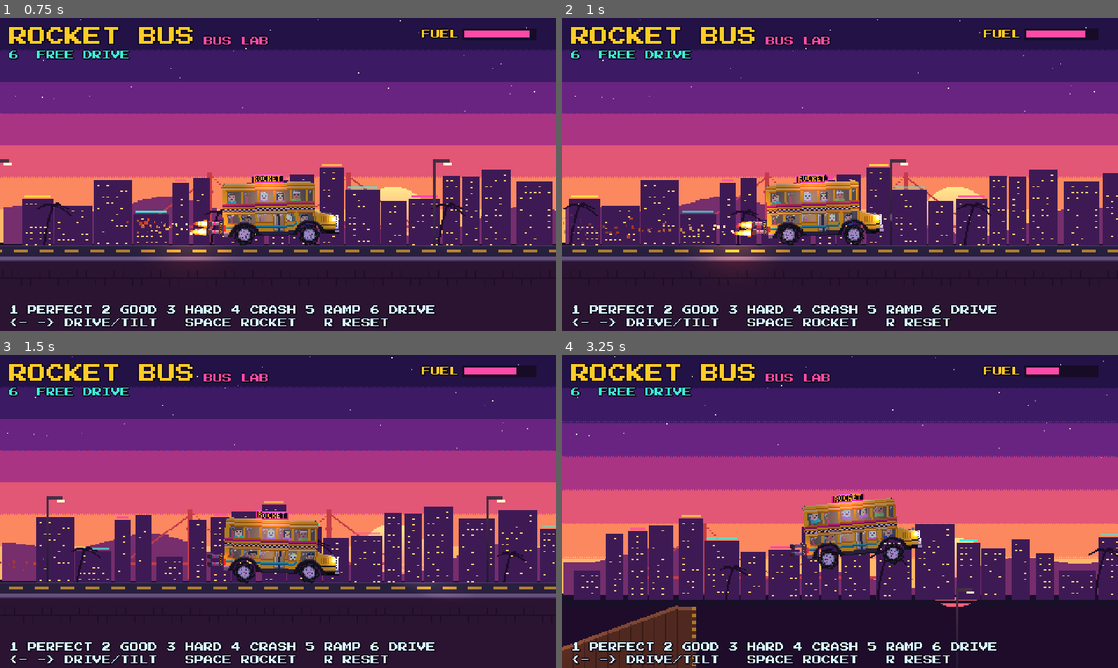
Above: before the commit, frames 1-4 (two rows, left to right).
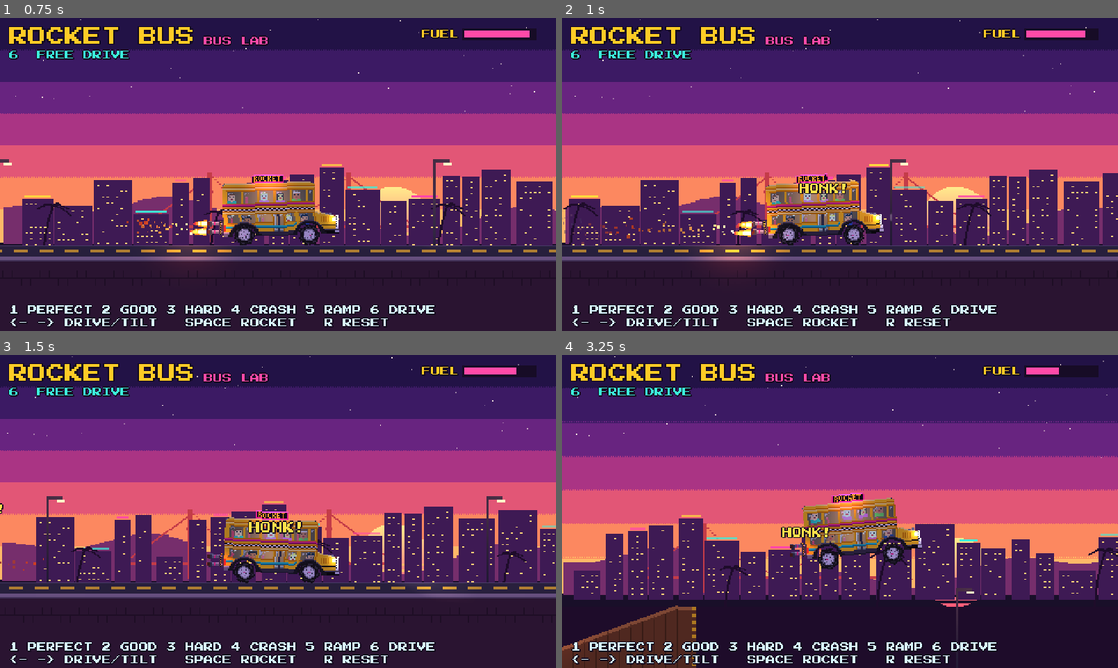
Above: after the commit, the same moments.

Repository: pwshfan1980h/rocket-bus
Game: Godot game, scene res://scenes/bus_lab.tscn
The game is run twice, just before and just after one commit, with the same random seed, the same clock (stepped at 60 frames per second) and the same inputs.
Inputs:
- Up to frame 1 (0.75 s): tap Enter at 0.5 s; hold D (move_right) from 0.53 s (still down); hold Space (rocket) from 0.53 s (still down)
- Up to frame 2 (1 s): keep holding D (move_right); keep holding Space (rocket); tap H (horn, bound only after the commit) at 0.8 s
- Up to frame 3 (1.5 s): release D (move_right) at 1.28 s; release Space (rocket) at 1.28 s; hold A (move_left) from 1.28 s (still down); tap H (horn, bound only after the commit) at 1.35 s
- Up to frame 4 (3.25 s): tap P at 1.55, 2.1 s; release A (move_left) at 2.03 s; hold Space (rocket) 2.03-2.78 s; hold D (move_right) from 2.03 s (still down); tap Space (rocket) at 2.85 s; tap H (horn, bound only after the commit) at 3.05 s

Frame 1 is identical in both runs. In frame 2, 0.3% of the frame differs, in the area x 42-52%, y 52-57%; in frame 3, 0.4%, in the area x 0-55%, y 47-58%; in frame 4, 0.3%.

Commit message:
Audio: synthesized SFX + music loops, bus engine/rocket/wind/landing/crash sounds, hazards
Co-Authored-By: Claude Opus 5.5 <noreply@anthropic.com>

Diff:
--- a/project.godot
+++ b/project.godot
@@ -11,6 +11,7 @@
 
 Controls="*res://scripts/autoload/controls.gd"
 Fx="*res://scripts/autoload/fx.gd"
+Audio="*res://scripts/autoload/audio.gd"
 
 [display]
 
--- /dev/null
+++ b/scripts/autoload/audio.gd
@@ -0,0 +1,119 @@
+extends Node
+## Sound effects, loops and music. Sounds live in res://assets/audio/<name>.wav
+## (generated by tools/gen_audio.py). Names ending in "_loop" and "music_*" loop.
+
+const DIR := "res://assets/audio/%s.wav"
+const POOL_SIZE := 24
+
+var _streams := {}
+var _pool: Array[AudioStreamPlayer] = []
+var _next := 0
+var _music: Array[AudioStreamPlayer] = []
+var _music_idx := 0
+var _music_name := ""
+var _ambience: AudioStreamPlayer
+var _ambience_name := ""
+
+
+func _ready() -> void:
+	process_mode = Node.PROCESS_MODE_ALWAYS
+	for bus_name in ["Music", "SFX"]:
+		if AudioServer.get_bus_index(bus_name) == -1:
+			AudioServer.add_bus()
+			var i := AudioServer.bus_count - 1
+			AudioServer.set_bus_name(i, bus_name)
+			AudioServer.set_bus_send(i, "Master")
+	for i in POOL_SIZE:
+		var p := AudioStreamPlayer.new()
+		p.bus = "SFX"
+		add_child(p)
+		_pool.append(p)
+	for i in 2:
+		var m := AudioStreamPlayer.new()
+		m.bus = "Music"
+		add_child(m)
+		_music.append(m)
+	_ambience = AudioStreamPlayer.new()
+	_ambience.bus = "SFX"
+	add_child(_ambience)
+	set_volumes(1.0, 1.0)
+
+
+func stream(sound: String) -> AudioStream:
+	if not _streams.has(sound):
+		var s: AudioStream = load(DIR % sound)
+		if s is AudioStreamWAV and (sound.ends_with("_loop") or sound.begins_with("music_")):
+			s.loop_mode = AudioStreamWAV.LOOP_FORWARD
+			s.loop_begin = 0
+			s.loop_end = int(s.get_length() * s.mix_rate)
+		_streams[sound] = s
+	return _streams[sound]
+
+
+## One-shot sound. pitch_jitter adds +-random variation.
+func play(sound: String, volume_db := 0.0, pitch := 1.0, pitch_jitter := 0.0) -> void:
+	var p := _pool[_next]
+	_next = (_next + 1) % POOL_SIZE
+	p.stream = stream(sound)
+	p.volume_db = volume_db
+	p.pitch_scale = maxf(0.05, pitch + randf_range(-pitch_jitter, pitch_jitter))
+	p.play()
+
+
+## Positional one-shot for things out in the world (wildlife, debris).
+func play_at(sound: String, where: Vector2, volume_db := 0.0, pitch_jitter := 0.1) -> void:
+	var p := AudioStreamPlayer2D.new()
+	p.bus = "SFX"
+	p.stream = stream(sound)
+	p.volume_db = volume_db
+	p.max_distance = 700.0
+	p.attenuation = 1.5
+	p.pitch_scale = 1.0 + randf_range(-pitch_jitter, pitch_jitter)
+	p.global_position = where
+	get_tree().current_scene.add_child(p)
+	p.play()
+	p.finished.connect(p.queue_free)
+
+
+## A looping player owned by the caller (engine, rocket, wind...).
+func make_loop(sound: String, parent: Node, volume_db := 0.0) -> AudioStreamPlayer:
+	var p := AudioStreamPlayer.new()
+	p.bus = "SFX"
+	p.stream = stream(sound)
+	p.volume_db = volume_db
+	parent.add_child(p)
+	return p
+
+
+func music(track: String, fade := 1.0) -> void:
+	if track == _music_name:
+		return
+	_music_name = track
+	var old := _music[_music_idx]
+	_music_idx = 1 - _music_idx
+	var cur := _music[_music_idx]
+	var tw := create_tween().set_parallel()
+	if old.playing:
+		tw.tween_property(old, "volume_db", -60.0, fade)
+		tw.chain().tween_callback(old.stop)
+	if track != "":
+		cur.stream = stream(track)
+		cur.volume_db = -40.0
+		cur.play()
+		tw.tween_property(cur, "volume_db", -6.0, fade)
+
+
+func ambience(track: String, volume_db := -14.0) -> void:
+	if track == _ambience_name:
+		return
+	_ambience_name = track
+	_ambience.stop()
+	if track != "":
+		_ambience.stream = stream(track)
+		_ambience.volume_db = volume_db
+		_ambience.play()
+
+
+func set_volumes(music_vol: float, sfx_vol: float) -> void:
+	AudioServer.set_bus_volume_db(AudioServer.get_bus_index("Music"), linear_to_db(maxf(music_vol, 0.0001)))
+	AudioServer.set_bus_volume_db(AudioServer.get_bus_index("SFX"), linear_to_db(maxf(sfx_vol, 0.0001)))
--- a/scripts/autoload/controls.gd
+++ b/scripts/autoload/controls.gd
@@ -6,6 +6,8 @@
 	"move_left": [KEY_A, KEY_LEFT],  # brake/reverse on the ground, nose-up in the air
 	"rocket": [KEY_SPACE],
 	"reset": [KEY_R],
+	"horn": [KEY_H],
+	"pause": [KEY_ESCAPE, KEY_P],
 }
 
 
--- a/scripts/bus/bus.gd
+++ b/scripts/bus/bus.gd
@@ -11,6 +11,7 @@
 
 signal landed(grade: String, impact: float, angle_deg: float)
 signal crashed(reason: String)
+signal hazard_hit(kind: String)
 
 const TEX_FRAME := preload("res://assets/sprites/bus_frame.png")
 const TEX_WHEEL := preload("res://assets/sprites/wheel.png")
@@ -78,6 +79,12 @@
 var rocket_firing := false
 var is_crashed := false
 var last_landing := {}
+var airborne := false
+var throttle := 0.0  ## current -1..1 drive input
+var wants_fire := false
+var controls_enabled := true
+var in_hazard := ""
+var audio: BusAudio
 ## Scripted input (lab demos, replays): {"right": -1..1, "fire": bool}. Empty = player.
 var ai_input := {}
 
@@ -101,6 +108,7 @@
 var _air_time := 0.0
 var _flip_time := 0.0
 var _prev_vel := Vector2.ZERO
+var _skin: Node2D
 
 
 func setup(pos: Vector2, rot := 0.0, vel := Vector2.ZERO, spin := 0.0) -> Bus:
@@ -118,6 +126,8 @@
 	_build_wheels()
 	_build_lights()
 	_prev_vel = _spawn_vel
+	audio = BusAudio.new(self)
+	add_child(audio)
 
 
 func get_speed() -> float:
@@ -156,6 +166,7 @@
 
 func _build_skin() -> void:
 	var skin := Node2D.new()
+	_skin = skin
 	skin.name = "Skin"
 	chassis.add_child(skin)
 	var frame := _sprite(TEX_FRAME, CANVAS_ORIGIN)
@@ -272,19 +283,29 @@
 # --- Simulation -------------------------------------------------------------
 
 func _physics_process(delta: float) -> void:
-	if is_crashed:
+	if is_crashed or in_hazard != "":
 		_burn_loose_rocket(delta)
 		return
 	var right: float = ai_input.get("right", 0.0) if not ai_input.is_empty() \
 			else Input.get_axis("move_left", "move_right")
 	var fire: bool = ai_input.get("fire", false) if not ai_input.is_empty() \
 			else Input.is_action_pressed("rocket")
+	if not controls_enabled:
+		right = 0.0
+		fire = false
+	elif ai_input.is_empty() and Input.is_action_just_pressed("horn"):
+		honk()
+	throttle = right
+	wants_fire = fire
 
 	var wheel_contacts := 0
 	for w in wheels:
 		if w.get_contact_count() > 0:
 			wheel_contacts += 1
 	var body_contact := chassis.get_contact_count() > 0
+	airborne = wheel_contacts == 0
+	if not controls_enabled and not airborne:
+		_hold_brakes()
 
 	if wheel_contacts > 0:
 		_drive(right)
@@ -314,6 +335,112 @@
 				w.apply_torque(-brake_torque * signf(w.angular_velocity))
 			elif w.angular_velocity > -max_wheel_spin * 0.4:
 				w.apply_torque(drive_torque * right * 0.6)
+
+
+func _hold_brakes() -> void:
+	for w in wheels:
+		w.angular_velocity = move_toward(w.angular_velocity, 0.0, 2.0)
+
+
+func honk() -> void:
+	audio.honk()
+	Fx.float_text(chassis.global_position + Vector2(62, -10), "HONK!", Color("#ffe14a"))
+
+
+## The bus has dropped into a gap: "chasm", "water", "swamp", "ice" or "lava".
+func hazard(kind: String, surface: Vector2) -> void:
+	if in_hazard != "" or is_crashed:
+		return
+	in_hazard = kind
+	_set_flames(false)
+	rocket_firing = false
+	audio.stop_loops()
+	hazard_hit.emit(kind)
+	var bodies: Array[RigidBody2D] = [chassis]
+	bodies.append_array(wheels)
+	match kind:
+		"chasm":
+			Audio.play("fall_whistle", -2.0)
+			Audio.play("voice_scream", -6.0, 1.1, 0.1)
+			get_tree().create_timer(1.7).timeout.connect(Audio.play.bind("crash", -14.0, 0.7))
+		"lava":
+			Audio.play("lava_sizzle", 0.0)
+			Audio.play("voice_scream", -4.0, 1.2, 0.1)
+			_sink(bodies, 0.12, 5.0)
+			_skin_tint(Color(1.0, 0.35, 0.2), 1.2)
+			_add_fx(_fire_particles(), chassis)
+			_splash(surface, Color(1.0, 0.55, 0.15))
+		_:  # water, swamp, icy water
+			Audio.play("splash", 0.0)
+			get_tree().create_timer(0.6).timeout.connect(Audio.play.bind("bubbles", -4.0))
+			get_tree().create_timer(0.8).timeout.connect(Audio.play.bind("voice_glub", -4.0, 1.0, 0.2))
+			_sink(bodies, 0.25, 3.0)
+			var c := Color(0.55, 0.85, 1.0) if kind != "swamp" else Color(0.5, 0.7, 0.3)
+			_splash(surface, c)
+			_skin_tint(Color(0.55, 0.75, 1.0) if kind != "swamp" else Color(0.55, 0.7, 0.4), 2.0)
+	var tw := create_tween()
+	tw.tween_interval(1.0)
+	tw.tween_callback(_set_bus_lights.bind(false))
+
+
+func _sink(bodies: Array[RigidBody2D], gravity_scale: float, damp: float) -> void:
+	for b in bodies:
+		b.gravity_scale = gravity_scale
+		b.linear_damp = damp
+		b.angular_damp = damp
+
+
+func _skin_tint(c: Color, time: float) -> void:
+	create_tween().tween_property(_skin, "modulate", c, time)
+
+
+func _splash(at: Vector2, color: Color) -> void:
+	var p := CPUParticles2D.new()
+	p.position = at
+	p.one_shot = true
+	p.explosiveness = 0.9
+	p.amount = 90
+	p.lifetime = 1.1
+	p.direction = Vector2.UP
+	p.spread = 35.0
+	p.gravity = Vector2(0, 700)
+	p.initial_velocity_min = 120.0
+	p.initial_velocity_max = 380.0
+	p.emission_shape = CPUParticles2D.EMISSION_SHAPE_RECTANGLE
+	p.emission_rect_extents = Vector2(40, 2)
+	p.scale_amount_min = 1.0
+	p.scale_amount_max = 3.0
+	p.color_ramp = _gradient([[0.0, Color.WHITE], [0.3, color], [1.0, Color(color, 0.0)]])
+	add_child(p)
+	p.emitting = true
+	get_tree().create_timer(1.6).timeout.connect(p.queue_free)
+
+
+func _fire_particles() -> CPUParticles2D:
+	var p := CPUParticles2D.new()
+	p.amount = 60
+	p.lifetime = 0.9
+	p.local_coords = false
+	p.emission_shape = CPUParticles2D.EMISSION_SHAPE_RECTANGLE
+	p.emission_rect_extents = Vector2(44, 10)
+	p.direction = Vector2.UP
+	p.spread = 20.0
+	p.gravity = Vector2(0, -90)
+	p.initial_velocity_min = 20.0
+	p.initial_velocity_max = 70.0
+	p.scale_amount_min = 1.5
+	p.scale_amount_max = 3.5
+	p.color_ramp = _gradient([
+		[0.0, Color(1, 0.95, 0.5)], [0.3, Color(1, 0.5, 0.1)], [0.6, Color(0.5, 0.15, 0.1, 0.8)],
+		[1.0, Color(0.2, 0.15, 0.15, 0.0)],
+	])
+	return p
+
+
+func _add_fx(node: Node2D, parent: Node) -> void:
+	parent.add_child(node)
+	if node is CPUParticles2D:
+		node.emitting = true
 
 
 func _air_control(right: float) -> void:
--- /dev/null
+++ b/scripts/bus/bus_audio.gd
@@ -0,0 +1,112 @@
+class_name BusAudio
+extends Node
+## All the noises the bus makes, driven by its physics state each frame.
+
+var bus: Bus
+var _engine: AudioStreamPlayer
+var _rocket: AudioStreamPlayer
+var _wind: AudioStreamPlayer
+var _prev_travel: Array[float] = [0.0, 0.0]
+var _creak_cd := 0.0
+var _skid_cd := 0.0
+var _sputter_cd := 0.0
+var _low_fuel_warned := false
+var _was_firing := false
+
+
+func _init(owner_bus: Bus) -> void:
+	bus = owner_bus
+
+
+func _ready() -> void:
+	_engine = Audio.make_loop("engine_loop", self, -12.0)
+	_rocket = Audio.make_loop("rocket_loop", self, -60.0)
+	_wind = Audio.make_loop("wind_loop", self, -60.0)
+	_engine.play()
+	_rocket.play()
+	_wind.play()
+	bus.landed.connect(_on_landed)
+	bus.crashed.connect(_on_crashed)
+
+
+func _physics_process(delta: float) -> void:
+	if bus.is_crashed or bus.chassis == null:
+		return
+	_creak_cd -= delta
+	_skid_cd -= delta
+	_sputter_cd -= delta
+
+	var spin := 0.0
+	for w in bus.wheels:
+		spin += absf(w.angular_velocity)
+	spin /= maxf(1.0, bus.wheels.size())
+	var rev := clampf(spin / bus.max_wheel_spin, 0.0, 1.2)
+	var throttle := absf(bus.throttle)
+	_engine.pitch_scale = lerpf(_engine.pitch_scale, 0.75 + rev * 1.1 + throttle * 0.2, 0.15)
+	_engine.volume_db = lerpf(_engine.volume_db, -15.0 + throttle * 5.0 + rev * 3.0, 0.1)
+
+	var target_rocket := -5.0 if bus.rocket_firing else -60.0
+	_rocket.volume_db = move_toward(_rocket.volume_db, target_rocket, 300.0 * delta)
+	if bus.rocket_firing and not _was_firing:
+		Audio.play("rocket_ignite", -4.0, 1.0, 0.05)
+	_was_firing = bus.rocket_firing
+	if bus.wants_fire and bus.fuel <= 0.0 and _sputter_cd <= 0.0:
+		_sputter_cd = 0.8
+		Audio.play("rocket_sputter", -4.0)
+	if not _low_fuel_warned and bus.fuel < bus.fuel_capacity * 0.25:
+		_low_fuel_warned = true
+		Audio.play("fuel_low", -6.0)
+	elif bus.fuel > bus.fuel_capacity * 0.3:
+		_low_fuel_warned = false
+
+	var speed := bus.chassis.linear_velocity.length()
+	var wind_target := linear_to_db(clampf(speed / 700.0, 0.0001, 1.0)) - 4.0 if bus.airborne else -60.0
+	_wind.volume_db = move_toward(_wind.volume_db, wind_target, 80.0 * delta)
+
+	# Suspension creaks when a wheel is shoved up into the body quickly.
+	for i in bus.wheels.size():
+		var travel := bus.chassis.to_local(bus.wheels[i].global_position).y
+		var v := (_prev_travel[i] - travel) / delta
+		_prev_travel[i] = travel
+		if v > 60.0 and _creak_cd <= 0.0 and not bus.airborne:
+			_creak_cd = 0.3
+			Audio.play("spring_creak", linear_to_db(clampf(v / 250.0, 0.1, 1.0)) - 8.0, 1.0, 0.15)
+
+	if bus.throttle < 0.0 and bus.get_speed() > 120.0 and not bus.airborne and _skid_cd <= 0.0:
+		_skid_cd = 0.6
+		Audio.play("skid", -12.0, 1.0, 0.1)
+
+
+func honk() -> void:
+	Audio.play("horn", -3.0)
+
+
+func stop_loops() -> void:
+	for p in [_engine, _rocket, _wind]:
+		var tw := create_tween()
+		tw.tween_property(p, "volume_db", -60.0, 0.4)
+
+
+func _on_landed(grade: String, _impact: float, _angle: float) -> void:
+	match grade:
+		"perfect":
+			Audio.play("land_soft", -2.0)
+			Audio.play("jingle_perfect", -4.0)
+			Audio.play("cheer", -6.0)
+		"good":
+			Audio.play("land_soft", -2.0)
+			Audio.play("jingle_good", -6.0)
+		"hard":
+			Audio.play("land_hard", 0.0)
+			Audio.play("sting_hard", -6.0)
+			Audio.play("groan", -6.0)
+
+
+func _on_crashed(_reason: String) -> void:
+	stop_loops()
+	Audio.play("crash", 0.0)
+	Audio.play("sting_crash", -6.0)
+	Audio.play("voice_scream", -6.0, 1.0, 0.2)
+	for i in 5:
+		get_tree().create_timer(0.3 + i * randf_range(0.15, 0.3)).timeout.connect(
+				Audio.play.bind("clank", -8.0, randf_range(0.7, 1.4)))
--- a/scripts/bus/bus_passengers.gd
+++ b/scripts/bus/bus_passengers.gd
@@ -73,7 +73,7 @@
 				_set_mood(r, Mood.CHEER if rocket_on and r.row % 2 == 0 else Mood.SHOCK, 0.3)
 		if not _air_quipped and air_time > 0.55:
 			_air_quipped = true
-			_quip(riders.pick_random(), QUIPS.air.pick_random())
+			_quip(riders.pick_random(), QUIPS.air.pick_random(), "air")
 
 
 func react(grade: String) -> void:
@@ -144,11 +144,14 @@
 	lines.shuffle()
 	for i in mini(count, pool.size()):
 		var r: Dictionary = pool[i]
-		get_tree().create_timer(0.12 + i * 0.22).timeout.connect(_quip.bind(r, lines[i % lines.size()]))
+		get_tree().create_timer(0.12 + i * 0.22).timeout.connect(_quip.bind(r, lines[i % lines.size()], kind))
 
 
-func _quip(r: Dictionary, line: String) -> void:
+func _quip(r: Dictionary, line: String, kind: String) -> void:
 	if not is_instance_valid(r.sprite) or not r.sprite.visible:
 		return
+	var voice: String = {"perfect": "voice_happy", "good": "voice_happy", "hard": "voice_hurt",
+			"air": "voice_happy"}.get(kind, "voice_blip")
+	Audio.play(voice, -8.0, 0.8 + r.row * 0.12, 0.05)
 	var at: Vector2 = r.sprite.global_position + Vector2(4, -2)
 	Fx.float_text(at, line, SHIRTS[r.row].lightened(0.25))
Not shown, added: assets/audio/amb_city_loop.wav.import
Not shown, added: assets/audio/amb_desert_loop.wav.import
Not shown, added: assets/audio/amb_jungle_loop.wav.import
Not shown, added: assets/audio/amb_mountain_loop.wav.import
Not shown, added: assets/audio/amb_snow_loop.wav.import
Not shown, added: assets/audio/amb_volcano_loop.wav.import
Not shown, added: assets/audio/bird_chirp.wav.import
Not shown, added: assets/audio/bird_flap.wav.import
Not shown, added: assets/audio/bubbles.wav.import
Not shown, added: assets/audio/bug_buzz_loop.wav.import
Not shown, added: assets/audio/cheer.wav.import
Not shown, added: assets/audio/clank.wav.import
(and 113 more such lines)
